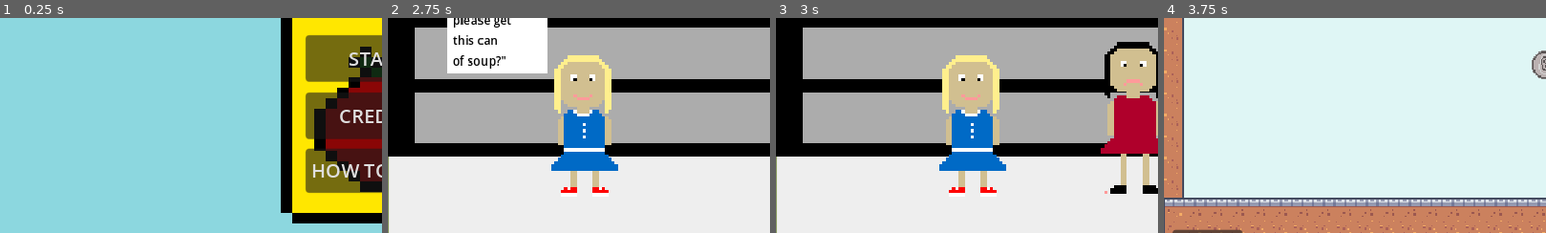
Above: before the commit, frames 1-4 (left to right).
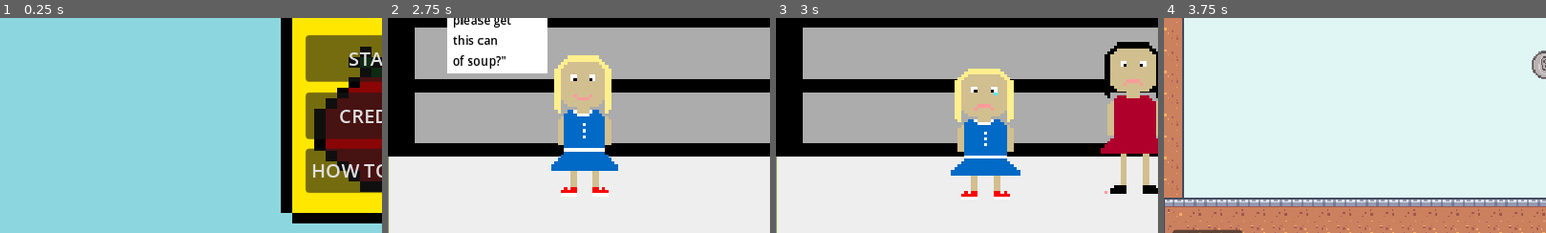
Above: after the commit, the same moments.

Repository: aleahgarcia/CSC378_Lab4
Game: Godot game, scene res://scenes/titlescreen.tscn
Same seed, same stepped clock (60 frames per second), same inputs: the game is played once before the commit and once after it.
Inputs:
- Up to frame 1 (0.25 s): no input
- Up to frame 2 (2.75 s): click "HOW TO PLAY" at 0.5 s; click "BACK" at 1.25 s; click "START" at 2 s
- Up to frame 3 (3 s): click "NEXT" at 2.75 s
- Up to frame 4 (3.75 s): click "NEXT" at 3.5 s
The pictures show only the part of the screen within x 0-50%, y 43-93%; the shares and areas given below are measured in that part.

Frames 1-2 are identical in both runs. In frame 3, 7.3% of the frame differs, in the area x 42-64%, y 17-84%; in frame 4, nothing differs.

Commit message:
made daughter sad

Diff:
--- a/scenes/story2.tscn
+++ b/scenes/story2.tscn
@@ -3,7 +3,7 @@
 [ext_resource type="Script" path="res://scripts/storyStart2.gd" id="1_2nyx5"]
 [ext_resource type="Texture2D" uid="uid://baumukj8k1k7g" path="res://assets/shelf.png" id="2_cme44"]
 [ext_resource type="Texture2D" uid="uid://d04nmowmdhk0n" path="res://assets/characterImages/Idle_Can_Sprite.png" id="3_hlmxb"]
-[ext_resource type="Texture2D" uid="uid://dda0hq85tt3aw" path="res://assets/girl.png" id="4_51icl"]
+[ext_resource type="Texture2D" uid="uid://cyg2gwuyk0ilc" path="res://assets/girl_sad.png" id="5_0rey5"]
 [ext_resource type="Texture2D" uid="uid://dw82nboh1nacq" path="res://assets/mother.png" id="5_rrnj0"]
 
 [sub_resource type="SystemFont" id="SystemFont_fwf3j"]
@@ -83,11 +83,6 @@
 scale = Vector2(1.21875, 1.25)
 texture = ExtResource("3_hlmxb")
 
-[node name="Girl" type="Sprite2D" parent="."]
-position = Vector2(166, 244)
-scale = Vector2(2.64844, 2.67578)
-texture = ExtResource("4_51icl")
-
 [node name="Control2" type="Control" parent="."]
 layout_mode = 3
 anchors_preset = 0
@@ -119,4 +114,9 @@
 scale = Vector2(2.70312, 2.59375)
 texture = ExtResource("5_rrnj0")
 
+[node name="GirlSad" type="Sprite2D" parent="."]
+position = Vector2(177, 251)
+scale = Vector2(2.76562, 2.5)
+texture = ExtResource("5_0rey5")
+
 [connection signal="pressed" from="Control/Button" to="Control/Button" method="_on_pressed"]
Binary file added: assets/girl_sad.png
Not shown, added: assets/girl_sad.png.import
Not shown, changed: assets/.DS_Store
